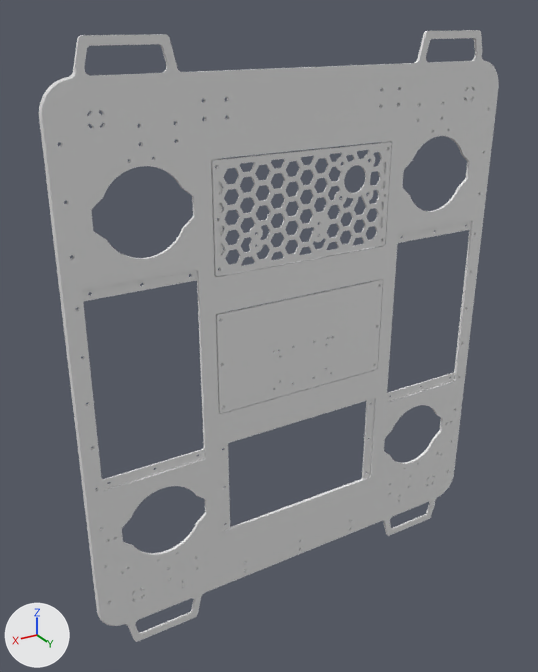
A saved change to the OBJ model src/sub_sim/data/robots/marlin_v2/frame/frame_top/frame_top.obj.
Both versions are drawn from a 50 mm lens placed at (0.548, 0.843, 0.434), pointed at (0.039, -0.005, 0.01). Arrows for +X, +Y and +Z are at lower left; the lights stay in place. The older version comes first. Where no turn or scale is listed for an object, it has been applied to the vertices.

The scene before the commit, as lines of its bpy script (objects in view):
```python
me_object_095 = bpy.data.meshes.new('Object.095')
me_object_095.from_pydata(...)  # 12620 vertices, 25760 faces; spans x -0.338..0.338, y 0.023..0.027, z -0.415..0.415
me_object_119 = bpy.data.meshes.new('Object.119')
me_object_119.from_pydata(...)  # 8342 vertices, 16996 faces; spans x -0.138..0.138, y 0.025..0.028, z 0.127..0.273
me_object_122 = bpy.data.meshes.new('Object.122')
me_object_122.from_pydata(...)  # 1764 vertices, 3604 faces; spans x -0.138..0.138, y 0.025..0.028, z -0.073..0.073
ob_object_095 = bpy.data.objects.new('Object.095', me_object_095)
ob_object_095.location = (0.0, 0.0, 0.0)
ob_object_119 = bpy.data.objects.new('Object.119', me_object_119)
ob_object_119.location = (0.0, 0.0, 0.0)
ob_object_122 = bpy.data.objects.new('Object.122', me_object_122)
ob_object_122.location = (0.0, 0.0, 0.0)
```
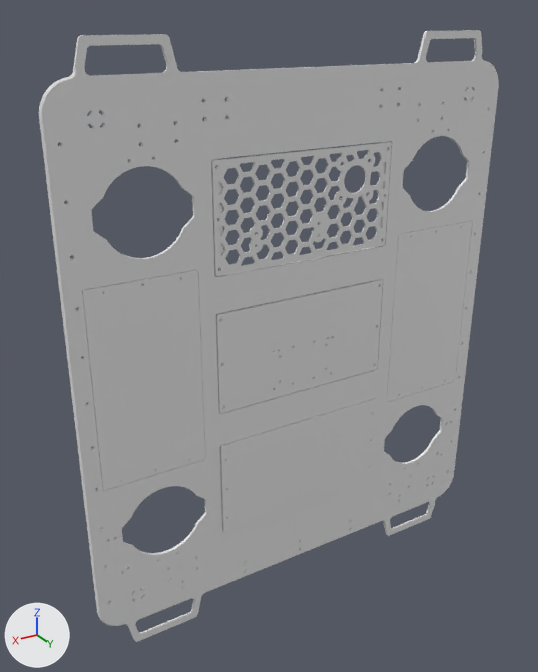
Patch to the scene script:
```diff
--- a/src/sub_sim/data/robots/marlin_v2/frame/frame_top/frame_top.obj.py
+++ b/src/sub_sim/data/robots/marlin_v2/frame/frame_top/frame_top.obj.py
@@ me_obj211 @@
+me_obj211.from_pydata(...)  # 201 vertices, 422 faces; spans x -0.14..0.139, y 0.025..0.03, z -0.274..-0.125
@@ me_obj210_001 @@
+me_obj210_001.from_pydata(...)  # 196 vertices, 412 faces; spans x 0.163..0.312, y 0.023..0.027, z -0.139..0.14
@@ me_obj210 @@
+me_obj210.from_pydata(...)  # 196 vertices, 412 faces; spans x -0.312..-0.163, y 0.023..0.027, z -0.139..0.14
@@ ob_obj211 @@
+ob_obj211 = bpy.data.objects.new('obj211', me_obj211)
+ob_obj211.location = (0.0, 0.0, 0.0)
@@ ob_obj210_001 @@
+ob_obj210_001 = bpy.data.objects.new('obj210.001', me_obj210_001)
+ob_obj210_001.location = (0.0, 0.0, 0.0)
@@ ob_obj210 @@
+ob_obj210 = bpy.data.objects.new('obj210', me_obj210)
+ob_obj210.location = (0.0, 0.0, 0.0)
```

Where the change shows, as pixel boxes (x1, y1, x2, y2) in the pictures (538 x 672 px):
'obj210.001', added
    after: (82, 270, 205, 491)
'obj211', added
    after: (220, 398, 377, 532)
'obj210', added
    after: (387, 221, 472, 402)
